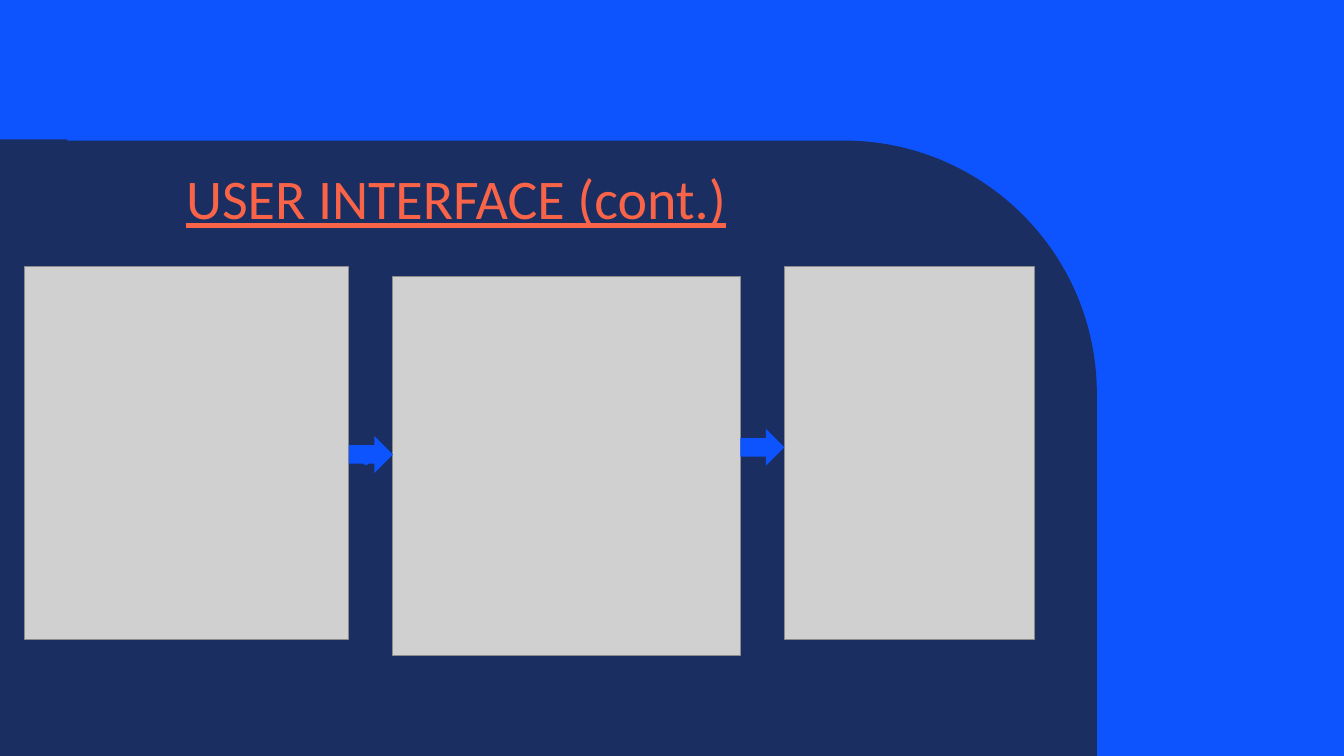
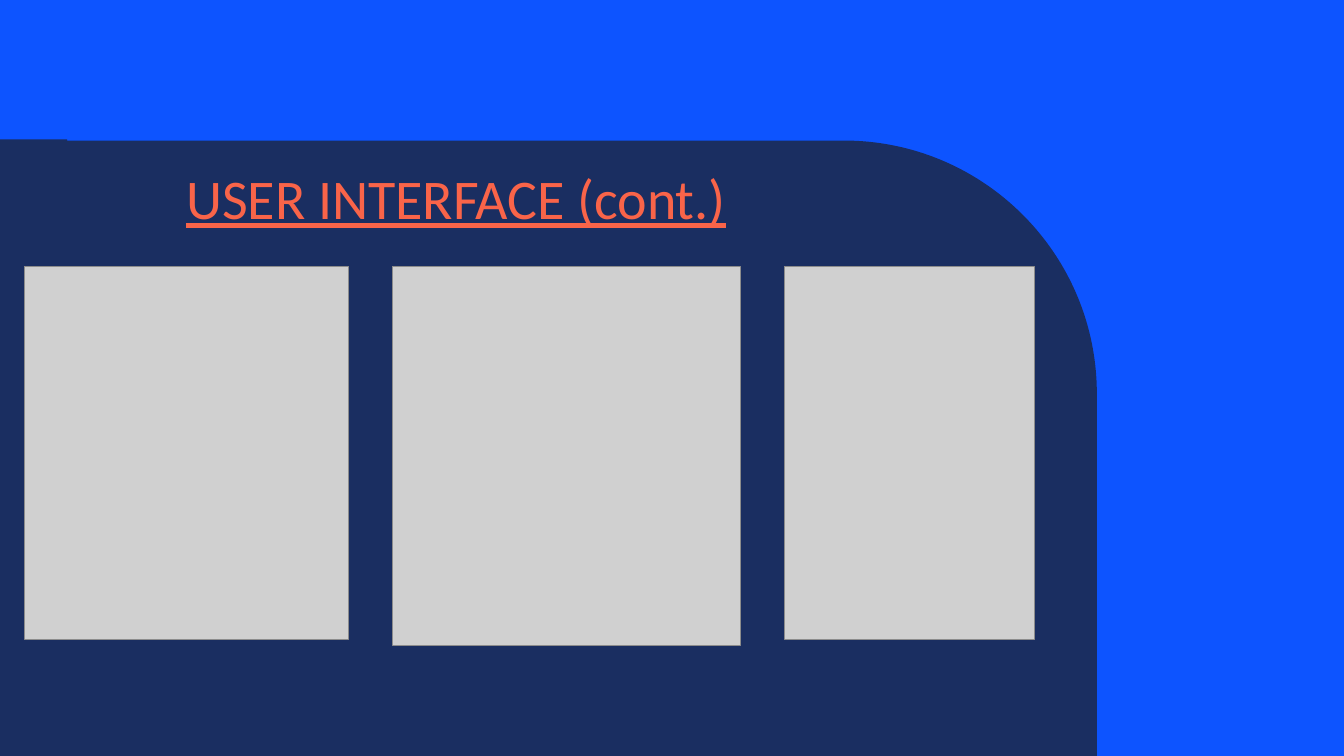
Before and after one commit to Tunir10Chaudhuri/Case_Study_Group_4, a slide deck: slide 7 of Case_Study_Group_4.pptx (slide 8 before the commit). Drawn at 1344x756 pixels with LibreOffice and Linux fonts; fonts in the diff are those of the drawing; grey boxes stand for pictures; background and template pictures are left out. Boxes give left, top, right and bottom in pixels: in the first picture for what was removed or moved away, otherwise in the second. Text is boxed around its words. In the diff, an @@ line names an element or a change of style, - is before the commit and + after.

```diff
--- a/Case_Study_Group_4.pptx
+++ b/Case_Study_Group_4.pptx
@@ picture: place and size @@
-picture at [393,276,741,655]
+picture at [393,267,741,646]
@@ right arrow removed at [349,436,393,473] @@
@@ right arrow removed at [741,429,785,466] @@
@@ right arrow removed at [364,461,369,466] @@
```
Also in this commit, not shown: 3 other slides changed, 3 slides added, 3 slides removed.
